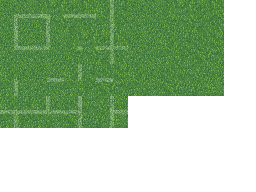
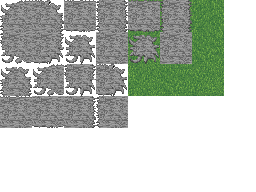
Layer changes from the first 256px x 192px image to the second:
added layer "t_fungus" above "tall grass" over [0, 0, 192, 128]
hid "white lines" over [0, 0, 128, 128]
hid "white grass lines" over [0, 0, 128, 128]
hid "white grass" over [0, 0, 128, 128]
